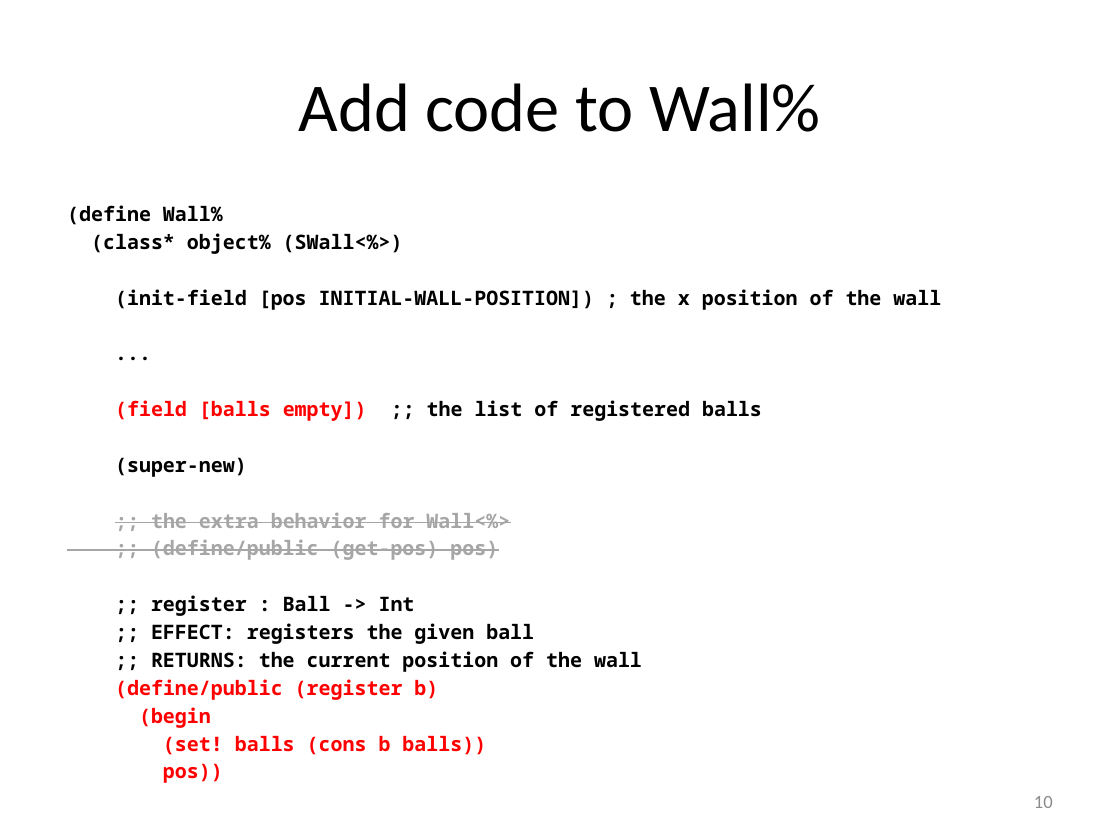
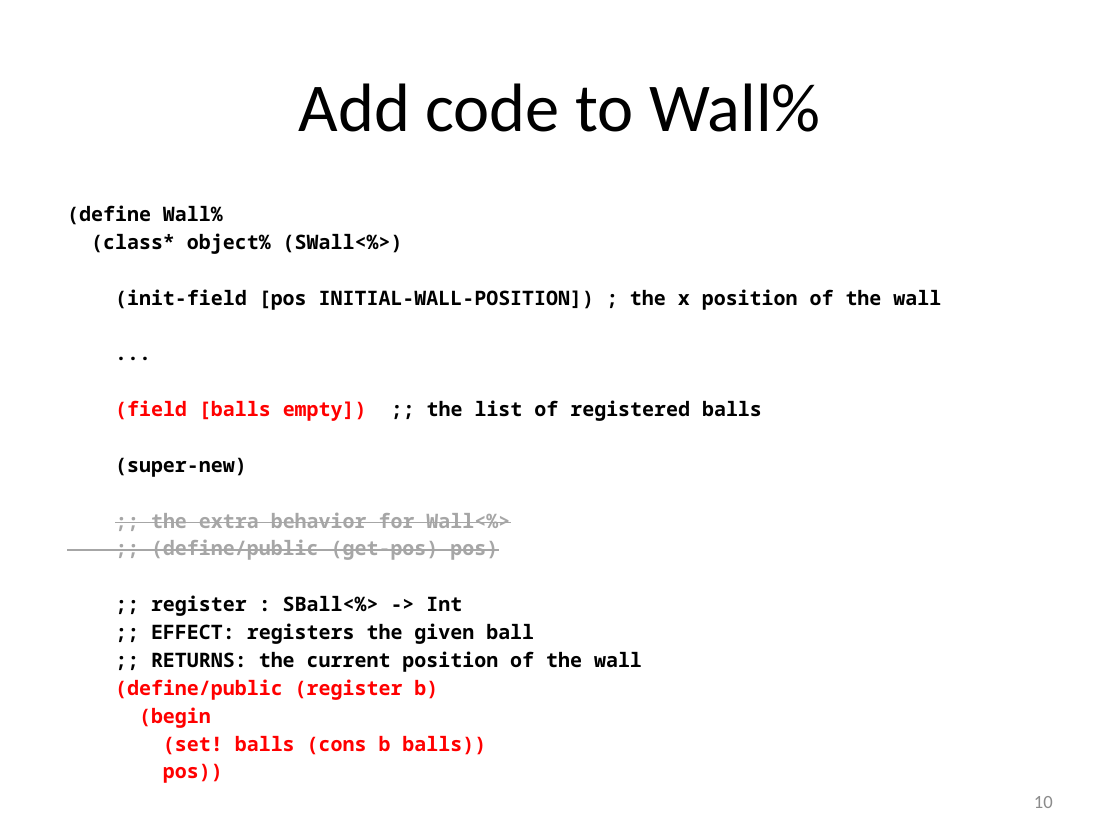
Before and after one commit to mwand/cs5010f16, a slide deck: slide 10 of Slides/Lesson 10.6 Publish-Subscribe.pptx. Drawn at 1120x840 pixels with LibreOffice and Linux fonts; fonts in the diff are those of the drawing. Boxes give left, top, right and bottom in pixels: in the first picture for what was removed or moved away, otherwise in the second. Text is boxed around its words. In the diff, an @@ line names an element or a change of style, - is before the commit and + after.

```diff
--- a/Slides/Lesson 10.6 Publish-Subscribe.pptx
+++ b/Slides/Lesson 10.6 Publish-Subscribe.pptx
@@ text at bbox=[151, 595, 462, 616]: text changed @@
-;; register : Ball -> Int
+;; register : SBall<%> -> Int
```
Also in this commit, not shown: 5 other slides changed, 6 other files.
